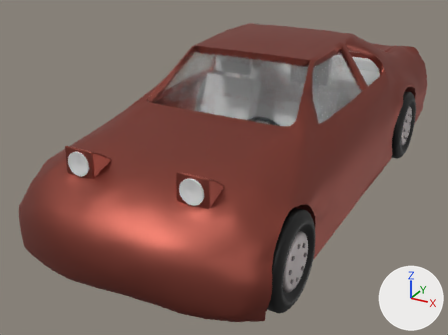
The Blender file Cars simulator/Assets/Models/car.blend, before and after one commit.
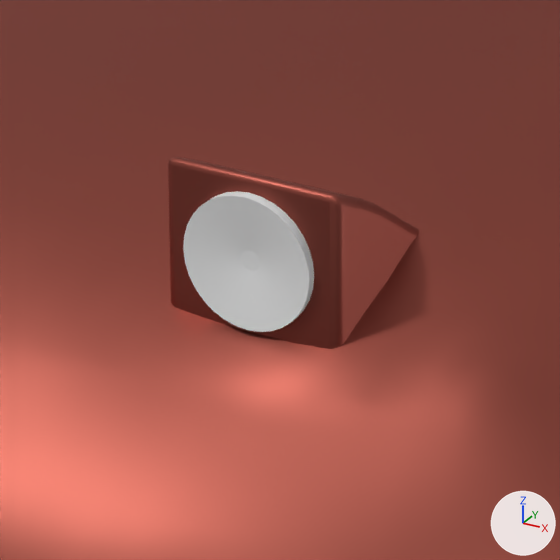
The first picture shows the older version from a 50 mm camera at (1.81, -3.85, 1.47) aimed at (-0.17, -0.26, -0.33). The close-ups show both versions on the part from 32% to 56% of the width and 42% to 75% of the height of that picture; other places that the commit changed are outside them. Arrows for +X, +Y and +Z are at lower right; the lights stay in place.
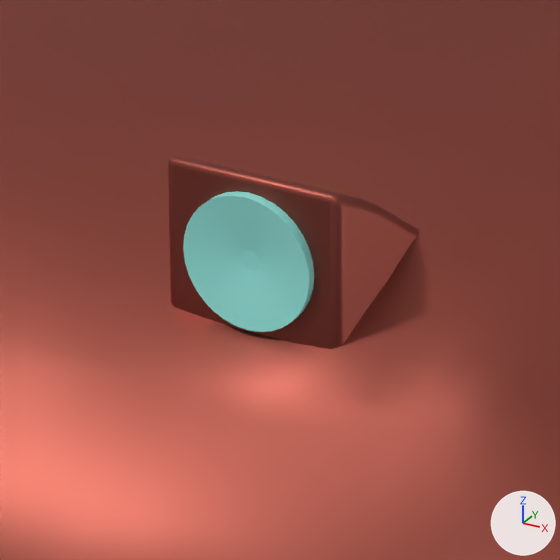
Edits to the scene script, one JSON object a line:
```json
{"op": "add", "block": "mat_material_039", "code": ["mat_material_039 = principled_material('Material.039')", "mat_material_039.base_color = (0.309, 0.8, 0.738)  # cyan #97e7df"]}
{"block": "me_cylinder_011", "where": "me_cylinder_011.from_pydata(...)  # 96 vertices, 66 faces; spans x -1.0..1.0, y -1.0..1.0, z -1.0..1.0"}
{"op": "add", "block": "me_cylinder_011", "code": "me_cylinder_011.materials.append(mat_material_039)  # cyan #97e7df"}
```

Changed parts and their boxes (x1, y1, x2, y2) in the close-ups (560 x 560 px):
```json
{"object": "Cylinder.010", "change": "recoloured", "before": [183, 191, 314, 332], "after": [183, 191, 314, 332], "on screen": "grey to cyan"}
```
